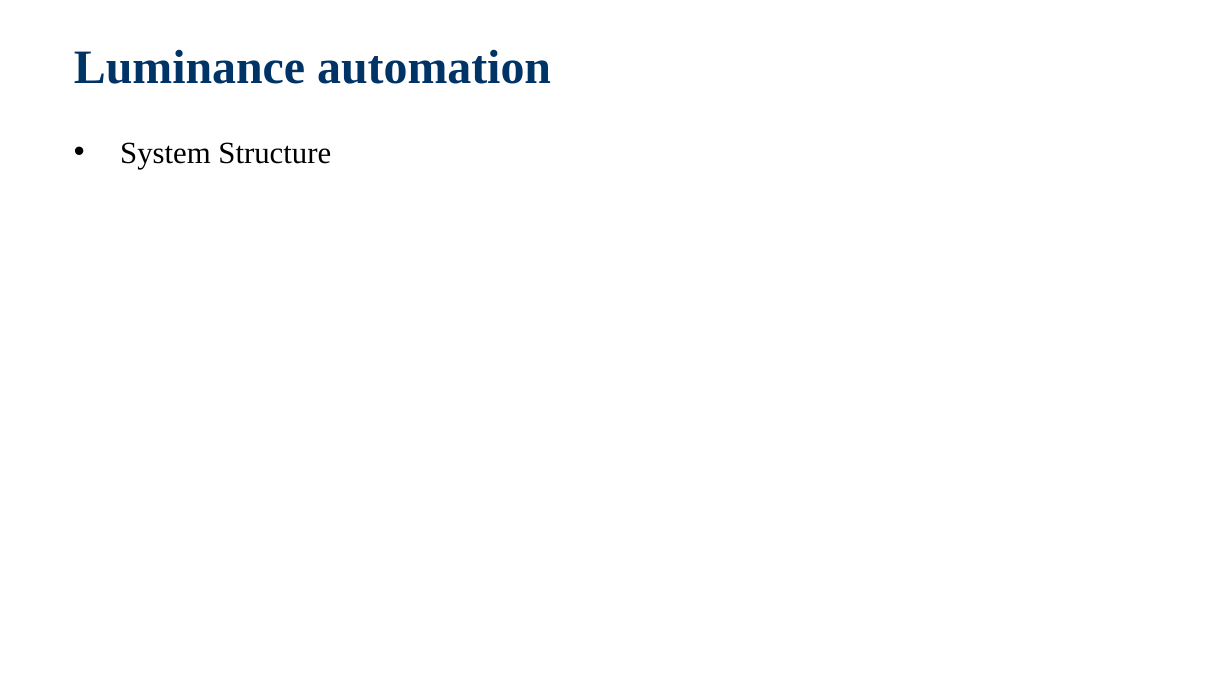
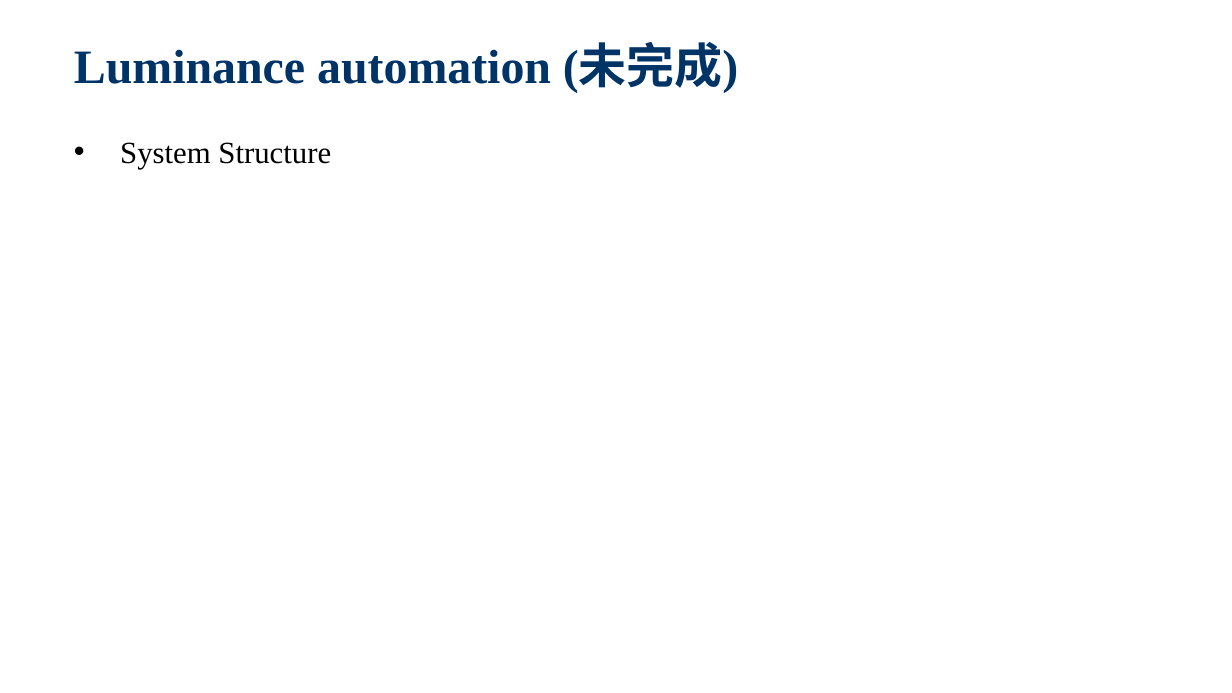
Before and after one commit to jackiejay888/automation, a slide deck: slide 21 of kpi/Test Automation_Demo.pptx (slide 17 before the commit). Drawn at 1232x693 pixels with LibreOffice and Linux fonts; fonts in the diff are those of the drawing; background and template pictures are left out. Boxes give left, top, right and bottom in pixels: in the first picture for what was removed or moved away, otherwise in the second. Text is boxed around its words. In the diff, an @@ line names an element or a change of style, - is before the commit and + after.

```diff
--- a/kpi/Test Automation_Demo.pptx
+++ b/kpi/Test Automation_Demo.pptx
@@ title at bbox=[74, 46, 738, 93]: text changed @@
-Luminance automation
+Luminance automation (未完成)
```
Also in this commit, not shown: 2 other slides changed, 8 slides added, 2 other files.
